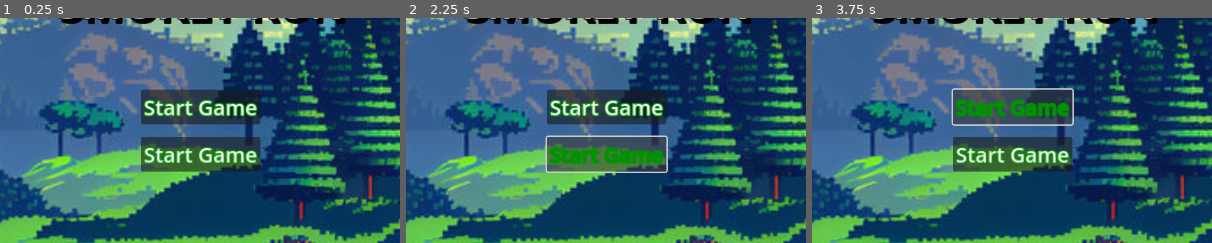
Above: before the commit, frames 1-3 (left to right).
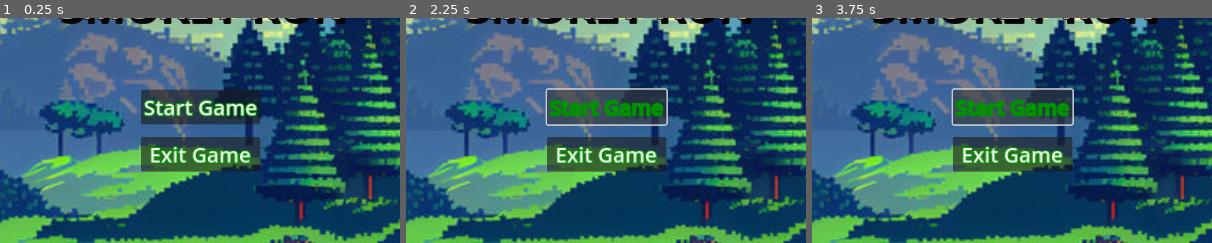
Above: after the commit, the same moments.

Repository: Dayglowv/Lil_Dudes_0
Game: Godot game, scene res://mainmenu/main_menu.tscn
The game is run twice, just before and just after one commit, with the same random seed, the same clock (stepped at 60 frames per second) and the same inputs.
Inputs:
- Up to frame 1 (0.25 s): no input
- Up to frame 2 (2.25 s): click "Start Game" at 0.5 s; click "Start Game" at 1.25 s; click "Start Game" at 2 s
- Up to frame 3 (3.75 s): click "Start Game" at 2.75 s; click "Start Game" at 3.5 s
The pictures show only the part of the screen within x 25-75%, y 27-77%; the shares and areas given below are measured in that part.

The runs differ from the first frame. In frame 1, 1.5% of the frame differs, in the area x 36-65%, y 56-65%; in frame 2, 4.1%, in the area x 34-66%, y 31-69%; in frame 3, 1.5%.

Commit message:
Made Exit Button

Diff:
--- a/mainmenu/main_menu.gd
+++ b/mainmenu/main_menu.gd
@@ -0,0 +1,19 @@
+class_name MainMenu
+extends Control
+
+
+@onready var start_button = $MarginContainer/HBoxContainer/VBoxContainer/Start_button as Button
+@onready var exit_button = $MarginContainer/HBoxContainer/VBoxContainer/Exit_Button as Button
+@onready var start_level = preload("res://mainmenu/main_menu.tscn")
+
+
+func _ready():
+	start_button.button_down.connect(on_start_pressed)
+	exit_button.button_down.connect(on_exit_pressed)
+
+func on_start_pressed() -> void:
+	pass
+
+
+func on_exit_pressed() -> void:
+	get_tree().quit()
--- a/mainmenu/main_menu.tscn
+++ b/mainmenu/main_menu.tscn
@@ -130,4 +130,4 @@
 theme_override_constants/icon_max_width = 6
 theme_override_fonts/font = SubResource("SystemFont_fq3m3")
 theme_override_font_sizes/font_size = 30
-text = "Start Game"
+text = "Exit Game"
Not shown: 1 places in node_2d.tscn that only renumber resources
